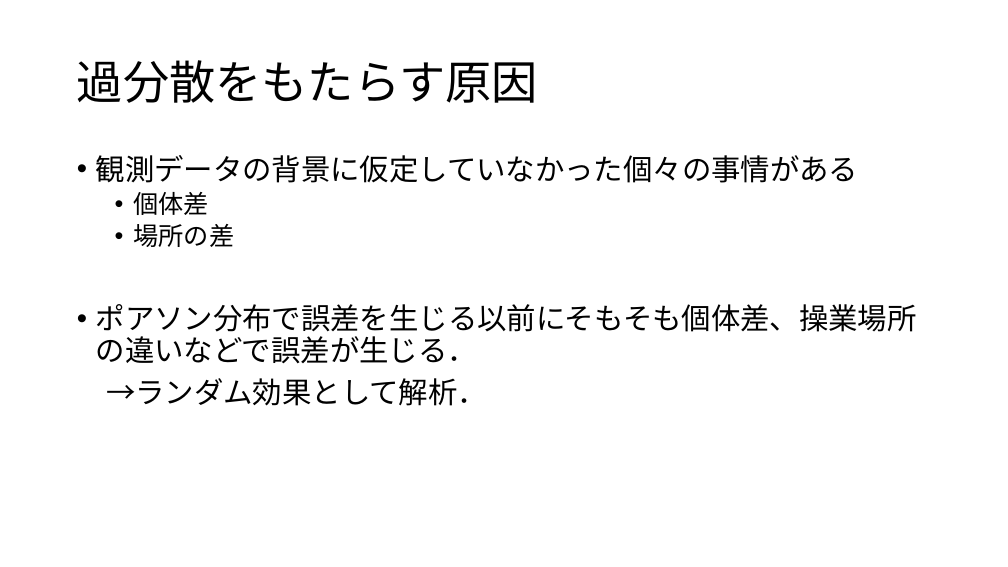
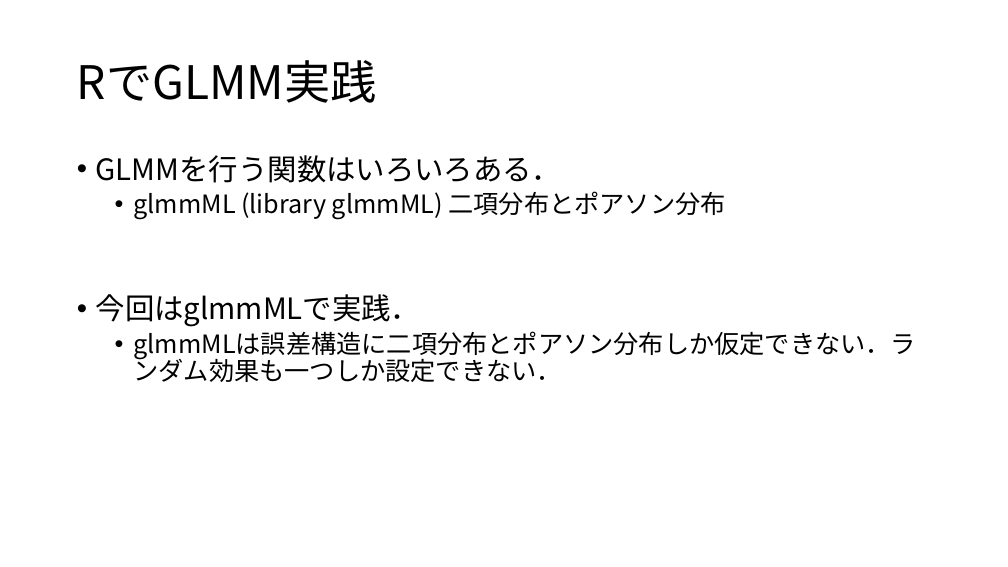
Before and after one commit to KoHMB/Shigen_kensyu_FRA, a slide deck: slide 5 of R/スライド/第29回.pptx (slide 7 before the commit). Drawn at 1008x567 pixels with LibreOffice and Linux fonts; fonts in the diff are those of the drawing. Boxes give left, top, right and bottom in pixels: in the first picture for what was removed or moved away, otherwise in the second. Text is boxed around its words. In the diff, an @@ line names an element or a change of style, - is before the commit and + after.

```diff
--- a/R/スライド/第29回.pptx
+++ b/R/スライド/第29回.pptx
@@ title at [77, 60, 377, 103]: text changed @@
-過分散をもたらす原因
+RでGLMM実践
@@ text at [96, 155, 917, 382]: text changed; size 28 to 24 pt @@
-• 観測データの背景に仮定していなかった個々の事情がある
-  • 個体差
-  • 場所の差
-• ポアソン分布で誤差を生じる以前にそもそも個体差、操業場所の違いなどで誤差が生じる．
-→ランダム効果として解析．
+• GLMMを行う関数はいろいろある．
+  • glmmML (library glmmML) 二項分布とポアソン分布
+• 今回はglmmMLで実践．
+  • glmmMLは誤差構造に二項分布とポアソン分布しか仮定できない．ランダム効果も一つしか設定できない．
```
Also in this commit, not shown: 1 other slide changed, 4 slides added, 5 slides removed, 10 other files.
